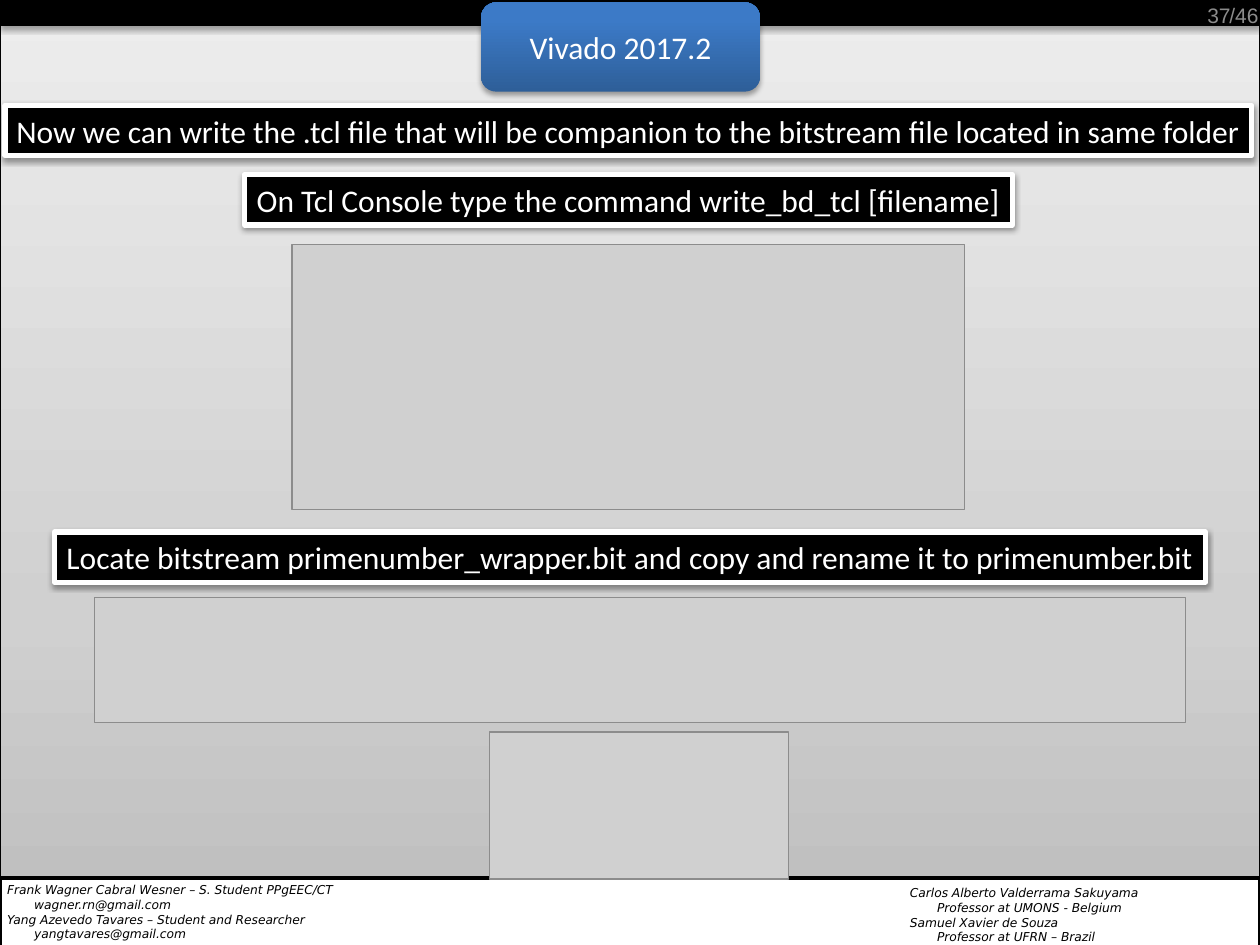
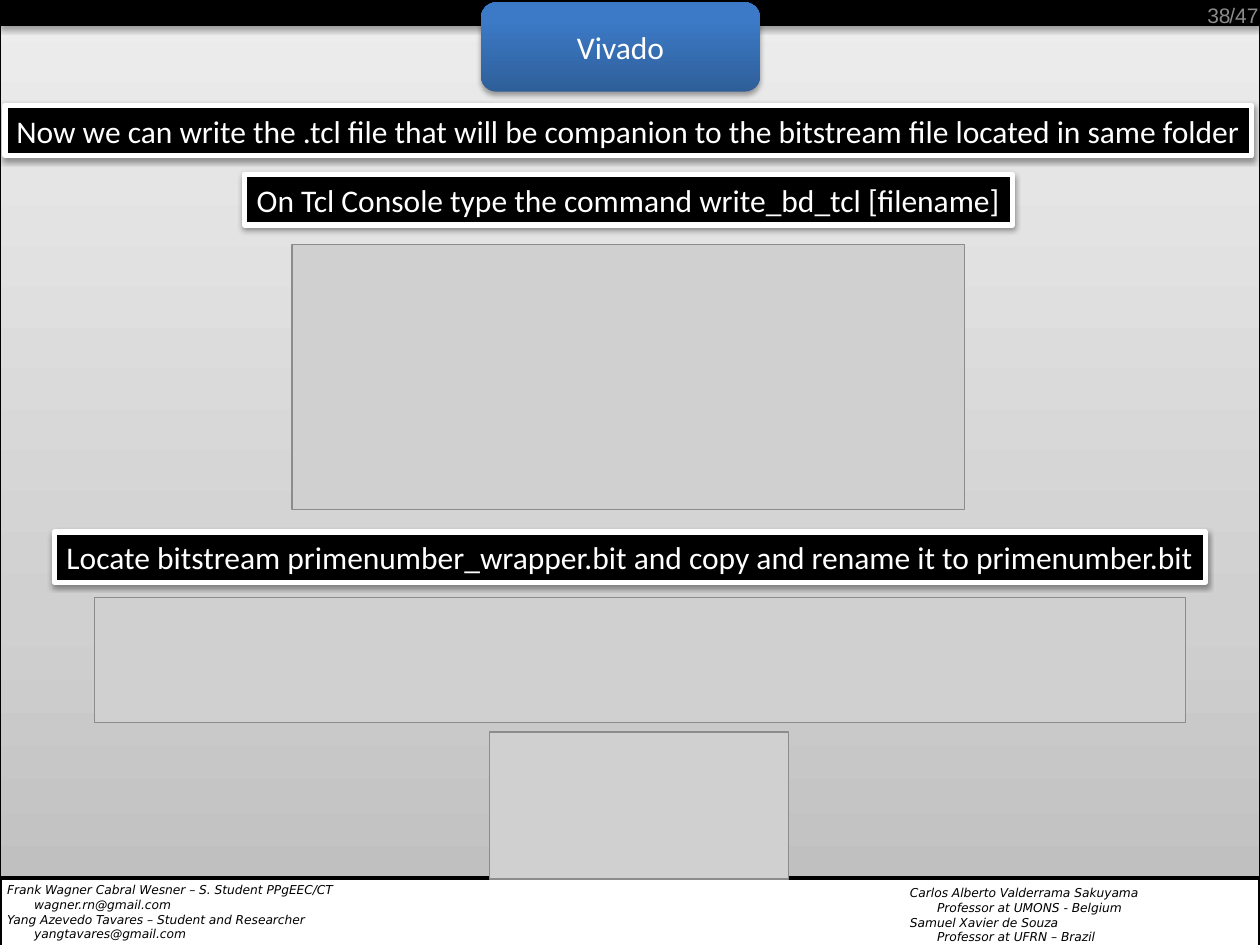
Before and after one commit to wagnerrn/pynq-primenumber, a slide deck: slide 38 of misc/primenumber_final_1.pptx (slide 37 before the commit). Drawn at 1260x945 pixels with LibreOffice and Linux fonts; fonts in the diff are those of the drawing; grey boxes stand for pictures; background and template pictures are left out. Boxes give left, top, right and bottom in pixels: in the first picture for what was removed or moved away, otherwise in the second. Text is boxed around its words. In the diff, an @@ line names an element or a change of style, - is before the commit and + after.

```diff
--- a/misc/primenumber_final_1.pptx
+++ b/misc/primenumber_final_1.pptx
@@ page number at [1207, 8, 1230, 28]: text changed @@
-37
+38
@@ text at [1229, 8, 1258, 28]: text changed @@
-/46
+/47
@@ text in rounded rectangle at [577, 37, 664, 59]: text changed @@
-Vivado 2017.2
+Vivado
```
Also in this commit, not shown: 45 other slides changed, 1 slide added.
